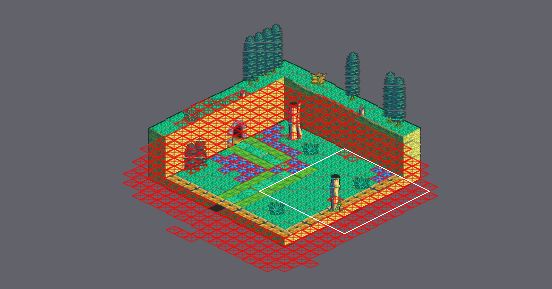
Tiled map -- Final_Fantasy_Mystery_World/Game/assets/maps/Tutorial_Diagonal.tmx. The first picture is a wide view before the edit; the outline marks the close-up.
Close-up. Before:
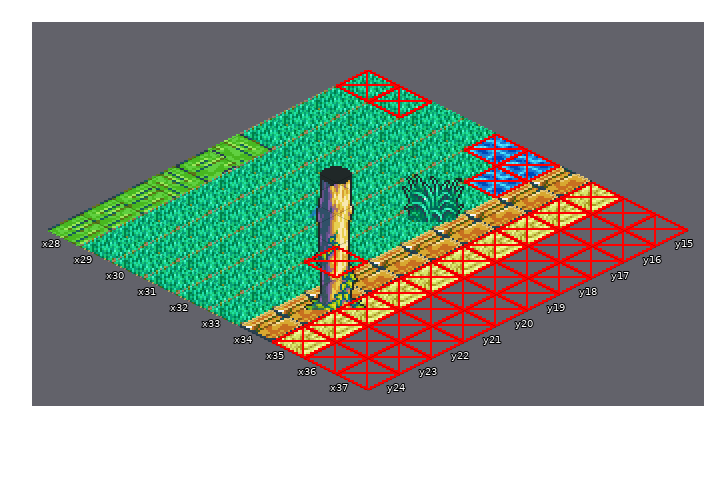
Cells are 32x16 px. Isometric: x runs down to the right, y down to the left. Shown: x 28..37, y 15..24.
The same view after the edit:
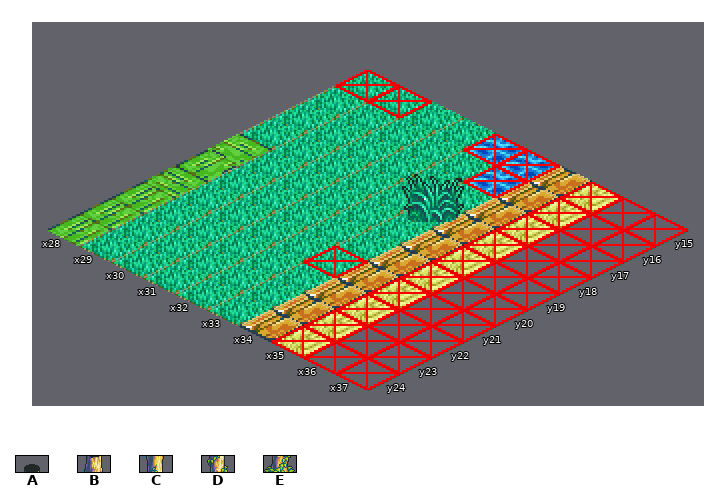
Key: from "tutorial_tileset": A 218, B 242, C 266, D 290, E 314.
_ is an empty cell, . an unchanged one.
Diff:
--- layer "Enviorment"
@@ x 30..34 @@
-18 A....
-19 .B...
-20 ..C..
-21 ...D.
-22 ....E
+18 _....
+19 ._...
+20 .._..
+21 ..._.
+22 ...._
